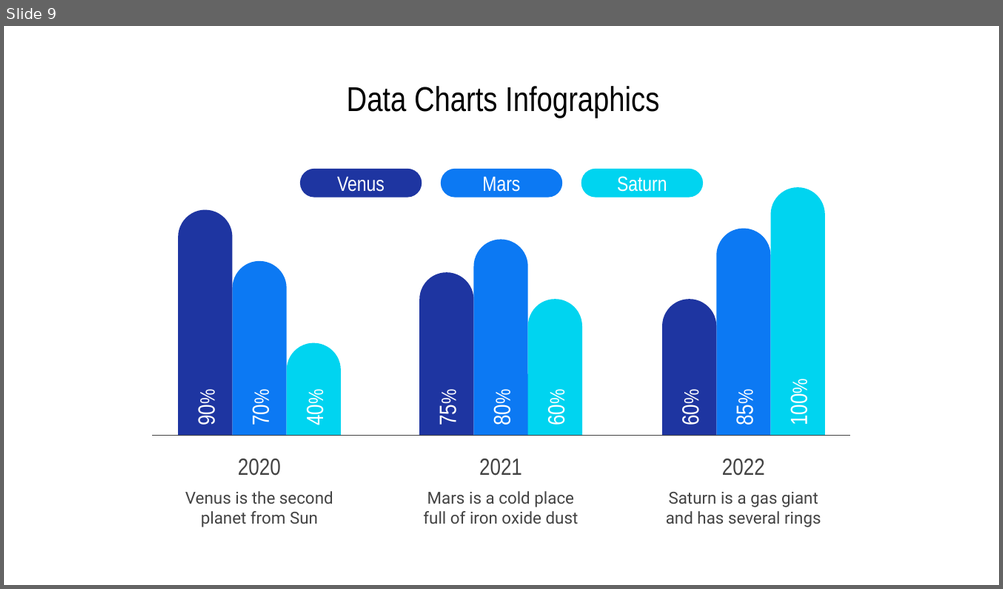
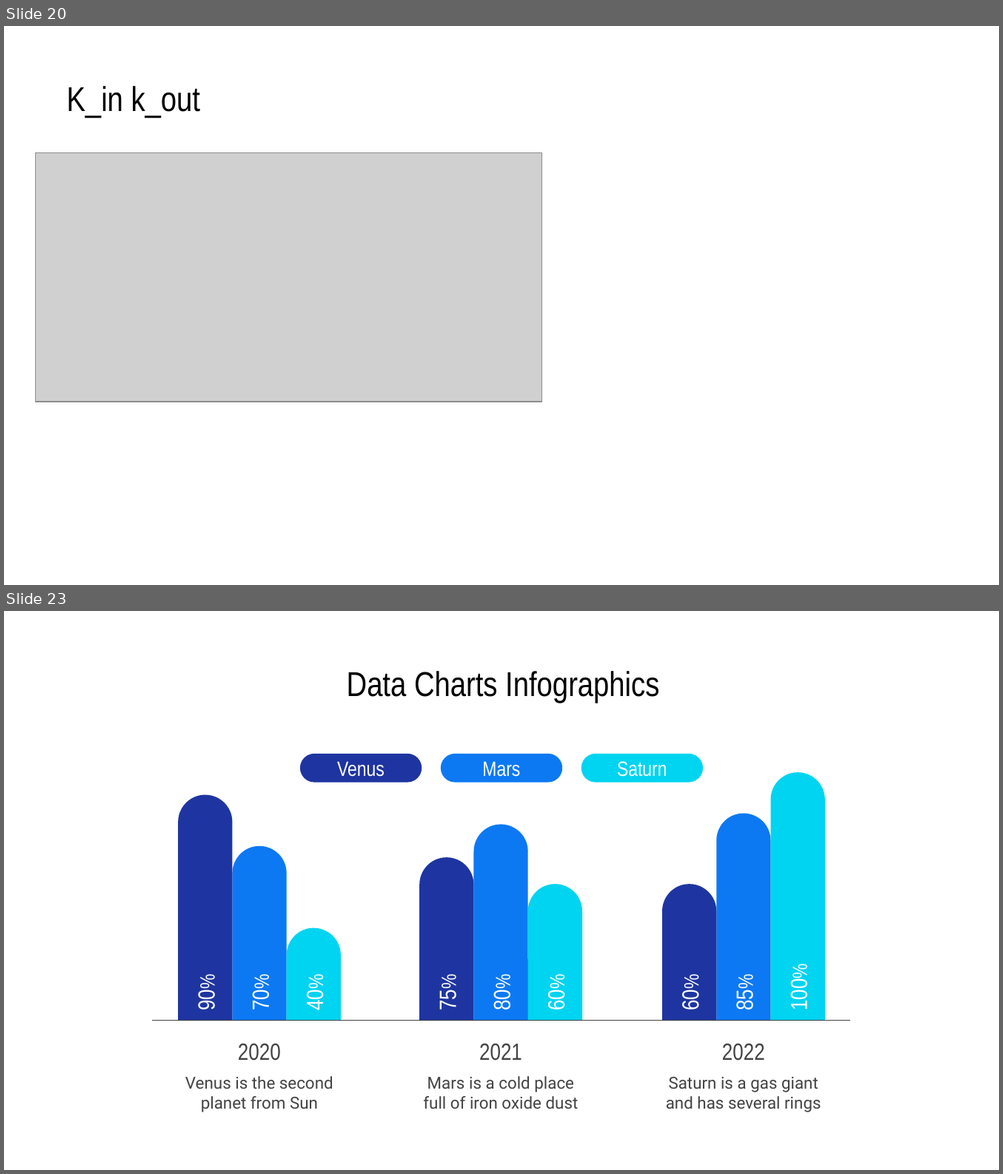
Before and after one commit to anacanoherranz/TFM, a slide deck: plots resumen resultados.pptx. Shown one above the other, each under a label of ours: slide 9 before the commit, slides 20 and 23 after it; the slides between them are not shown. The pictures are 1003x589 and 1003x1174 pixels, drawn with LibreOffice and Linux fonts; fonts in the diff are those of the drawing; grey boxes stand for pictures. Boxes give left, top, right and bottom in pixels: in the first picture for what was removed or moved away, otherwise in the second. Text is boxed around its words. In the diff, an @@ line names an element or a change of style, - is before the commit and + after.

```diff
--- a/plots resumen resultados.pptx
+++ b/plots resumen resultados.pptx
@@ slide 20 added at box(4, 26, 999, 585), background #FFFFFF @@
@@ title added at box(67, 86, 201, 118), 25 pt, text #000000 @@
+K_in k_out
@@ picture added at box(36, 153, 542, 403) @@
@@ what was slide 9 is now slide 23 @@
```
Also in this commit, not shown: 1 slide changed, 13 other slides added, 53 other files.
